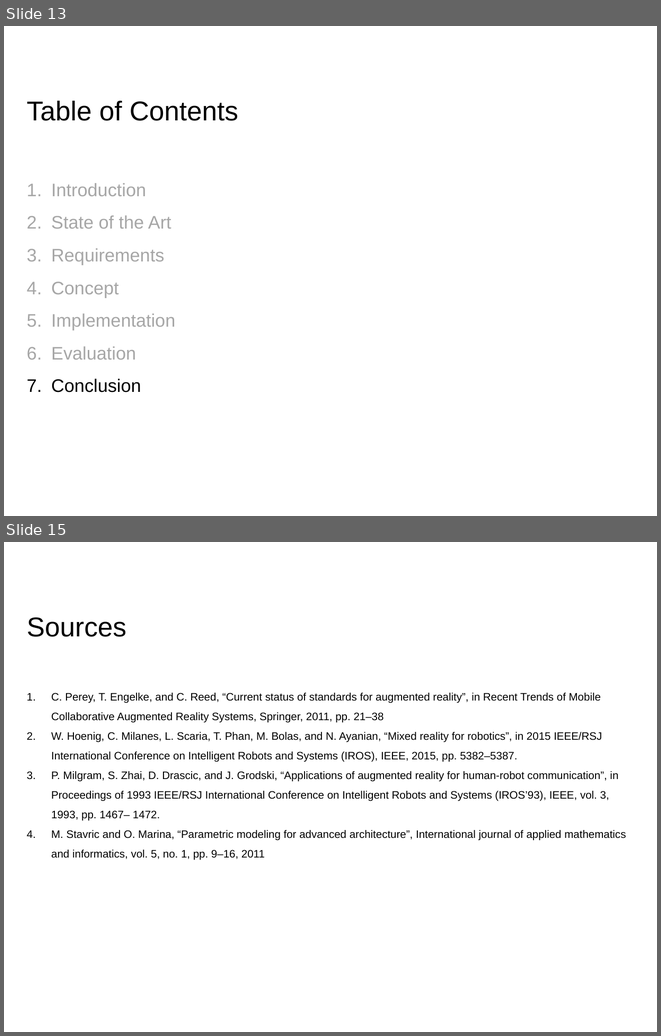
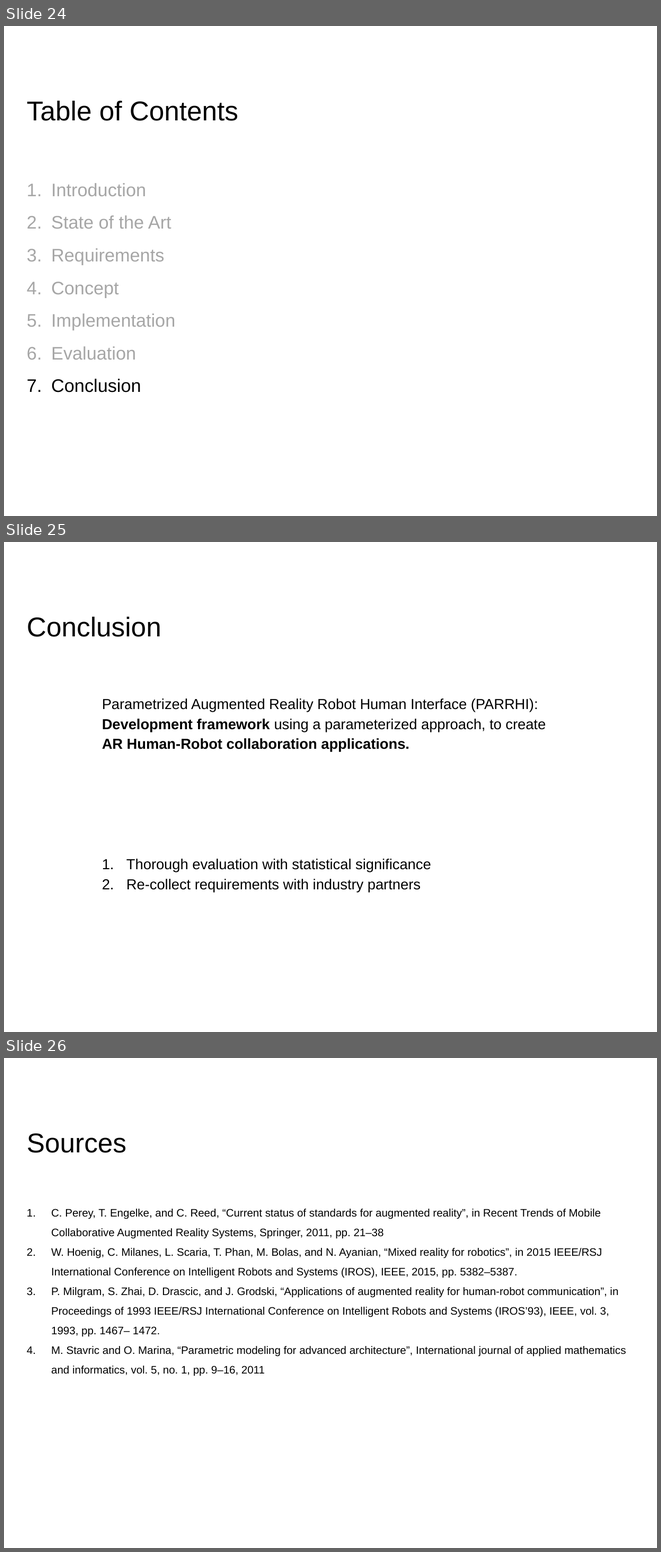
Before and after one commit to EricVoll/PARRHI, a slide deck: 05_Presentation/PARRHIPresentationv2.pptx. Shown one above the other, each under a label of ours: slides 13 and 15 before the commit, slides 24, 25 and 26 after it; the slides between them are not shown. The pictures are 661x1036 and 661x1552 pixels, drawn with LibreOffice and Linux fonts; fonts in the diff are those of the drawing; background and template pictures are left out. Boxes give left, top, right and bottom in pixels: in the first picture for what was removed or moved away, otherwise in the second. Text is boxed around its words. In the diff, an @@ line names an element or a change of style, - is before the commit and + after.

```diff
--- a/05_Presentation/PARRHIPresentationv2.pptx
+++ b/05_Presentation/PARRHIPresentationv2.pptx
@@ slide 25 added at [4,542,657,1032], background #FFFFFF @@
@@ title added at [27,616,161,637], 30 pt, text #000000 @@
+Conclusion
@@ text added at [102,698,546,752], 16 pt, text #000000 @@
+Parametrized Augmented Reality Robot Human Interface (PARRHI):
+Development framework using a parameterized approach, to create AR Human-Robot collaboration applications.
@@ text added at [126,858,431,892], 16 pt, text #000000 @@
+1. Thorough evaluation with statistical significance
+2. Re-collect requirements with industry partners
@@ what was slide 13 is now slide 24 @@
@@ what was slide 15 is now slide 26 @@
```
Also in this commit, not shown: 4 slides changed, 11 other slides added, 1 slide removed, 11 other files.
